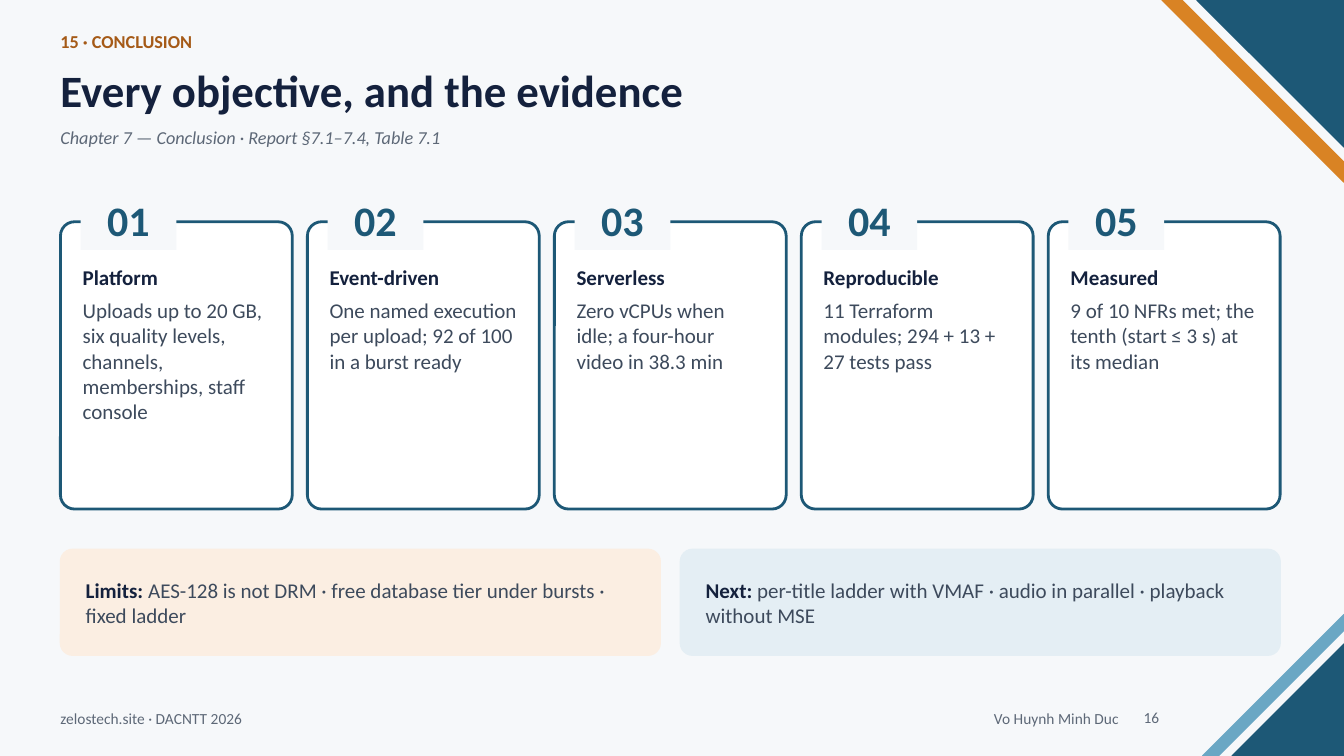
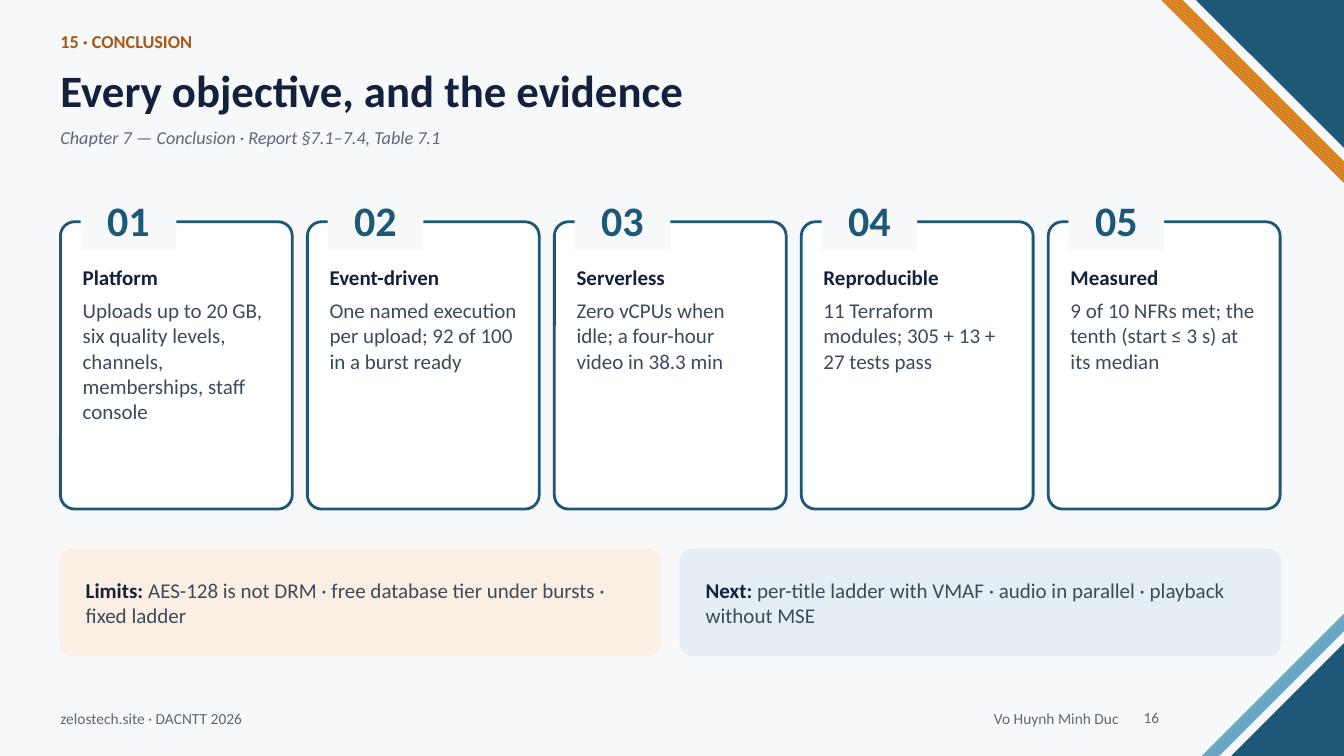
Before and after one commit to DinhQuocCuong28664/DACNTT_VideoStreaming, a slide deck: slide 16 of presentation/zelos-defense-B.pptx. Drawn at 1344x756 pixels with LibreOffice and Linux fonts; fonts in the diff are those of the drawing. Boxes give left, top, right and bottom in pixels: in the first picture for what was removed or moved away, otherwise in the second. Text is boxed around its words. In the diff, an @@ line names an element or a change of style, - is before the commit and + after.

```diff
--- a/presentation/zelos-defense-B.pptx
+++ b/presentation/zelos-defense-B.pptx
@@ text at [823, 303, 980, 373]: text changed @@
-11 Terraform modules; 294 + 13 + 27 tests pass
+11 Terraform modules; 305 + 13 + 27 tests pass
```
Also in this commit, not shown: 2 other slides changed, 1 other file.
